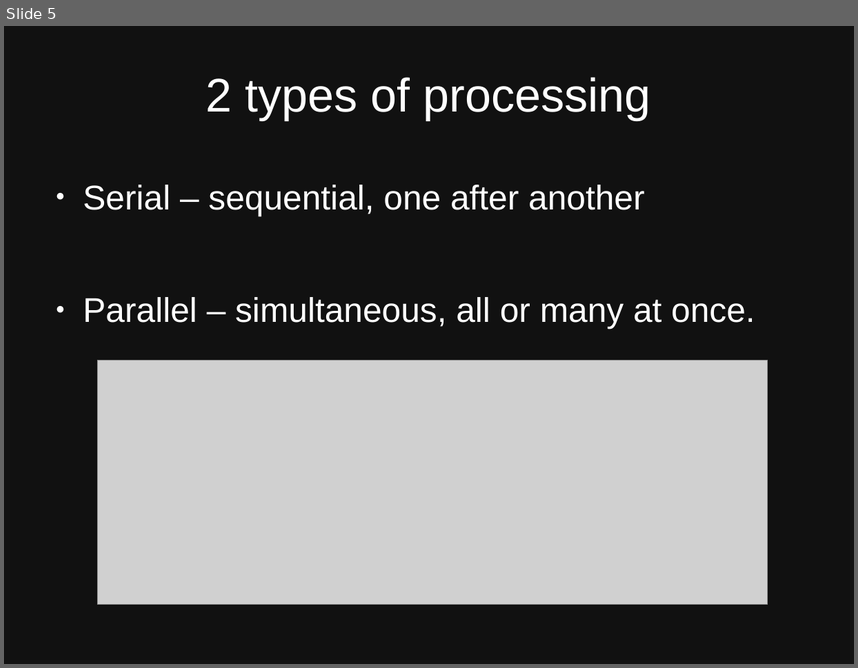
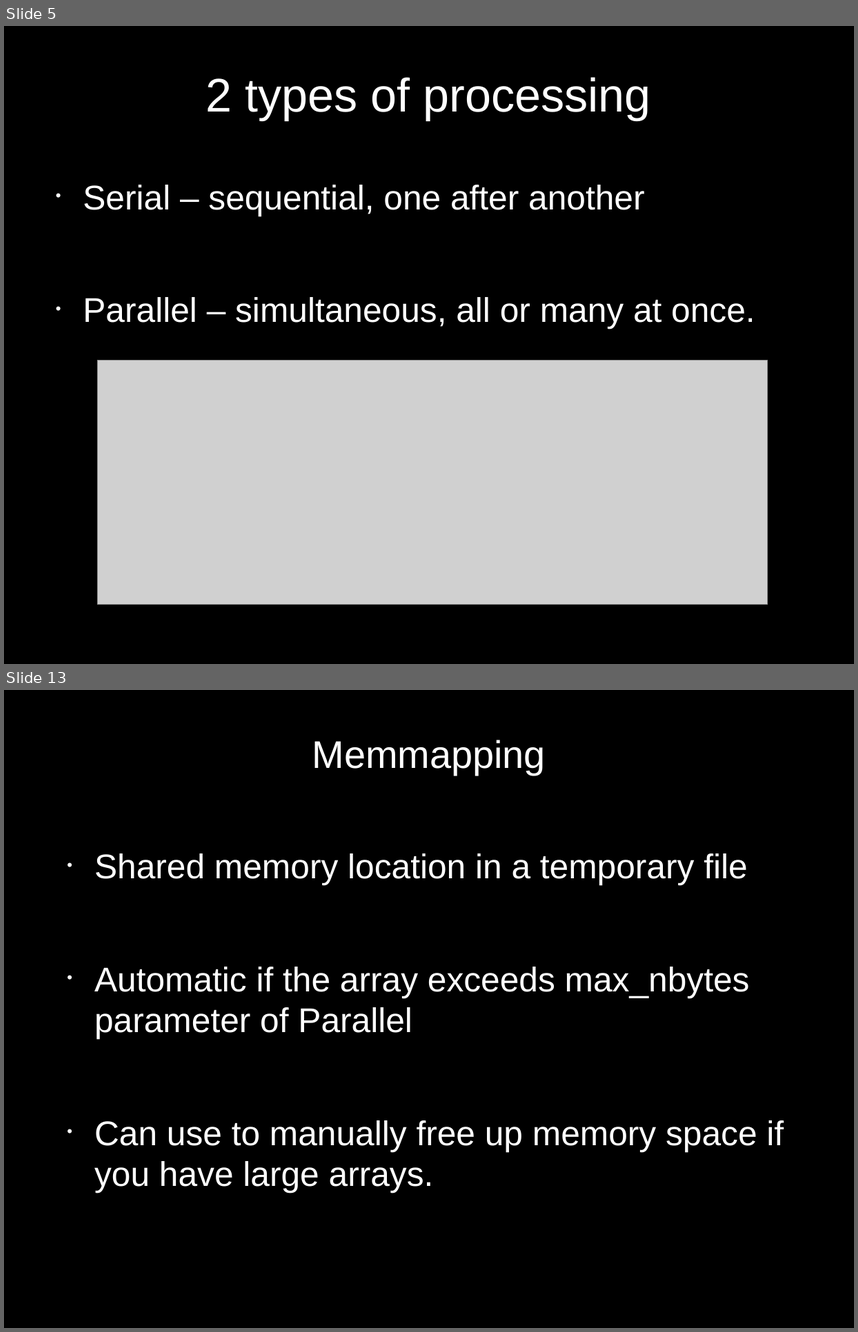
Before and after one commit to jason-neal/PC_Joblib_parrallelization, a slide deck: Embarisingly Parallel.odp. Shown one above the other, each under a label of ours: slide 5 before the commit, slides 5 and 13 after it; the slides between them are not shown. The pictures are 858x668 and 858x1332 pixels, drawn with LibreOffice and Linux fonts; fonts in the diff are those of the drawing; grey boxes stand for pictures. Boxes give left, top, right and bottom in pixels: in the first picture for what was removed or moved away, otherwise in the second. Text is boxed around its words. In the diff, an @@ line names an element or a change of style, - is before the commit and + after.

```diff
--- a/Embarisingly Parallel.odp
+++ b/Embarisingly Parallel.odp
@@ slide 13 added at [4,690,854,1328], background #000000 @@
@@ title added at [312,740,546,775], 36 pt, text #FFFFFF @@
+Memmapping
@@ text added at [94,854,784,1193], 32 pt, text #FFFFFF @@
+• Shared memory location in a temporary file
+• Automatic if the array exceeds max_nbytes parameter of Parallel
+• Can use to manually free up memory space if you have large arrays.
@@ slide 5 changed as well @@
@@ background #111111 to #000000 @@
@@ text "Serial – sequential, one after ..." at [83,185,755,328]: bullet ● to • @@
```
Also in this commit, not shown: 3 other slides changed, 11 other slides added, 4 slides removed, 4 other files.
